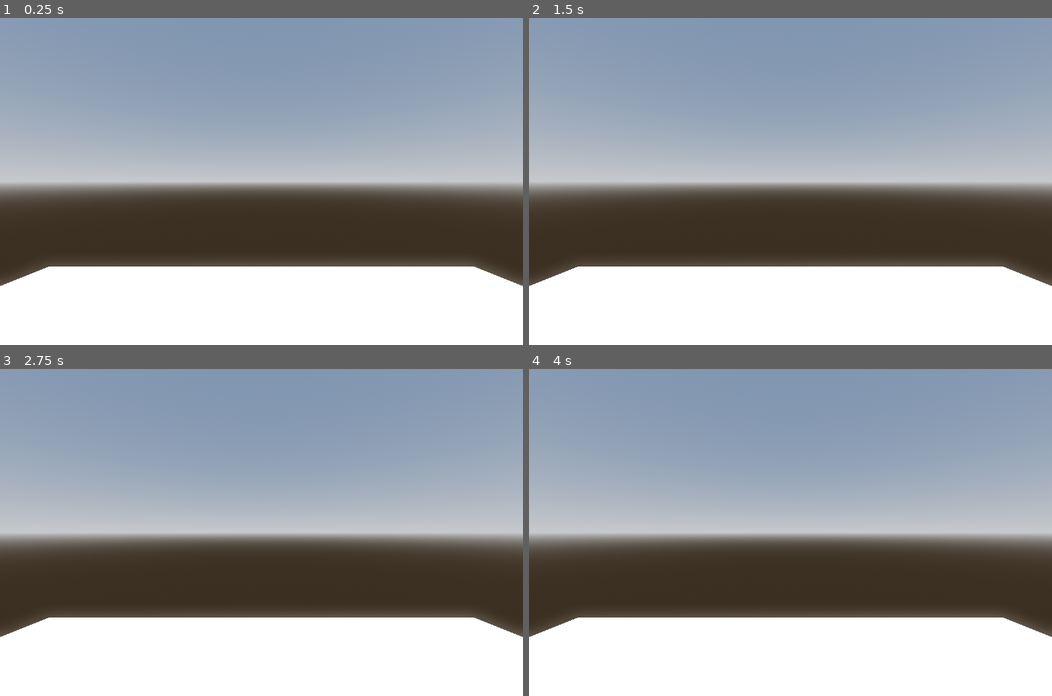
Above: before the commit, frames 1-4 (two rows, left to right).
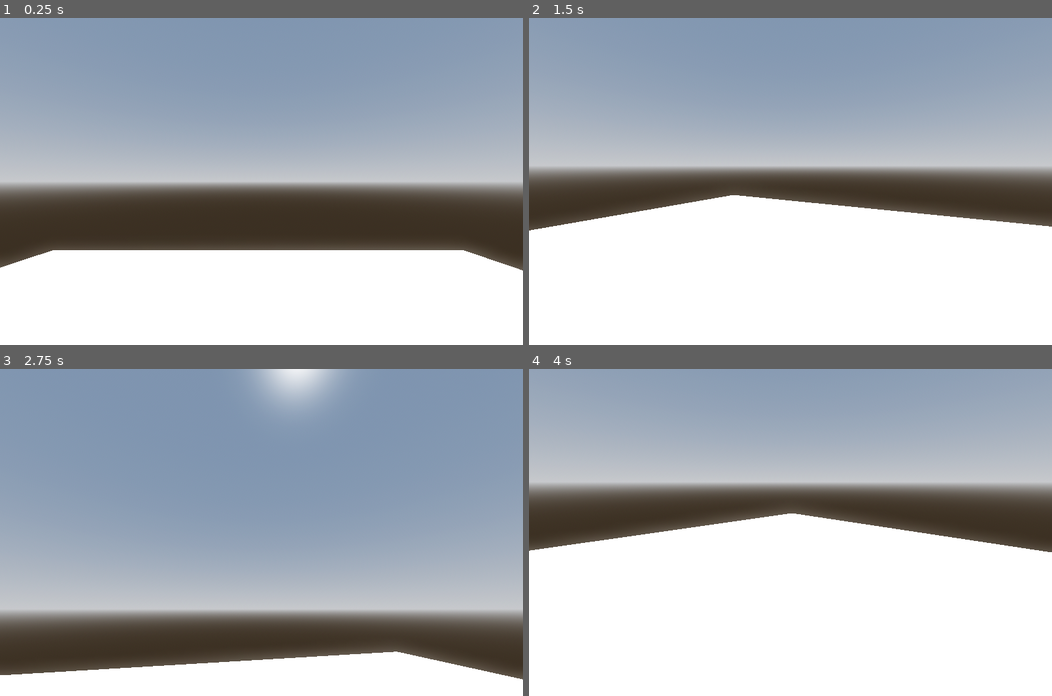
Above: after the commit, the same moments.

Repository: 36x8622xSx174x7169E/3D-Game
Game: Godot game, scene res://Levelfile.tscn
Two runs of this game, one before a commit and one after it. Both use one fixed random seed, a clock stepped at 60 frames per second and the inputs below. This scene is started directly instead of the project's main scene.
Inputs (mouse positions are in pixels of both pictures, inside the frame that each line leads up to):
- Up to frame 1 (0.25 s): no input
- Up to frame 2 (1.5 s): tap Enter (ui_accept) at 0.5, 0.6, 0.77, 1.07, 1.35 s; move the mouse to (905, 165) at 0.52 s; hold D (move_right) 0.53-1.28 s; move the mouse to (685, 197) at 1.27 s; hold S (move_back) from 1.28 s (still down)
- Up to frame 3 (2.75 s): tap Enter (ui_accept) at 1.52, 1.82, 2.1 s; move the mouse to (313, 460) at 2.02 s; release S (move_back) at 2.03 s; hold D (move_right) from 2.03 s (still down)
- Up to frame 4 (4 s): move the mouse to (764, 597) at 2.77 s; release D (move_right) at 2.78 s; hold W (move_forward) 2.78-3.53 s; tap Enter (ui_accept) at 2.85, 3.02, 3.32, 3.6, 3.77 s; move the mouse to (947, 581) at 3.52 s; hold A (move_left) from 3.53 s (still down)

The runs differ from the first frame. In frame 1, 5.7% of the frame differs, in the area x 0-100%, y 70-82%; in frame 2, 27%; in frame 3, 58%, in the area x 0-100%, y 0-95%; in frame 4, 54%.
Error before the commit: Parse Error: Identifier "translation" not declared in the current scope. Did you mean to use "position"? (res://CharacterBody3d.gd:83)

Commit message:
Full Character Controlls are done

Diff:
--- a/CharacterBody3d.gd
+++ b/CharacterBody3d.gd
@@ -2,7 +2,7 @@
 
 @onready var head = $Head
 @onready var camera = $Head/Camera3D
-@onready var collision_shape = $CollisionShape3D  # Assuming you have a CollisionShape3D node
+@onready var collision_shape = $CollisionShape3D
 
 const WALK_SPEED = 5.0
 const SPRINT_SPEED = 8.0
@@ -15,14 +15,22 @@
 
 var t_bob = 0.0
 var speed
-var _is_crouching : bool = false
+var crouching = false
+var crouch_transition_speed = 3.0  # The speed of transition for crouching/standing
+
+# Store the original height of the collision shape and camera position
+var original_collider_height = 2.0
+var crouched_collider_height = 1.5
+var original_camera_y = 0.0
+var crouched_camera_y = -0.5
+
+# Variable to store the current target state
+var target_collider_height = 2.0
+var target_camera_y = 0.0
 
 func _ready() -> void:
 	Input.set_mouse_mode(Input.MOUSE_MODE_CAPTURED)
-
-func _input(event):
-	if event.is_action_pressed("ui_crouch"):
-		toggle_crouch()
+	original_collider_height = (collision_shape.shape as CapsuleShape3D).height
 
 func _unhandled_input(event):
 	if event is InputEventMouseMotion:
@@ -30,20 +38,32 @@
 		camera.rotate_x(-event.relative.y * SENSITIVITY)
 		camera.rotation.x = clamp(camera.rotation.x, deg_to_rad(-40), deg_to_rad(60))
 
-# Get the gravity from the project settings to be synced with RigidBody nodes.
 var gravity = ProjectSettings.get_setting("physics/3d/default_gravity")
 
 func _process(delta: float) -> void:
 	if Input.is_action_just_pressed("ui_cancel"):
 		Input.set_mouse_mode(Input.MOUSE_MODE_VISIBLE)
 
+	# Toggle crouch when pressing the crouch button
+	if Input.is_action_just_pressed("ui_crouch"):
+		if is_on_floor():  # Only allow crouching if the character is on the floor
+			crouching = !crouching
+			_update_crouch()
+
+	# Smoothly transition between crouch and stand
+	_smooth_crouch_transition(delta)
+
 func _physics_process(delta):
 	# Add the gravity.
 	if not is_on_floor():
 		velocity.y -= gravity * delta
 
-	# Handle jump.
+	# Handle jump and cancel crouch when jumping.
 	if Input.is_action_just_pressed("ui_accept") and is_on_floor():
+		# Cancel crouch when jumping
+		if crouching:
+			crouching = false
+			_update_crouch()
 		velocity.y = JUMP_VELOCITY
 
 	if Input.is_action_pressed("ui_sprint"):
@@ -65,33 +85,39 @@
 		velocity.x = lerp(velocity.x, direction.x * speed, delta * 3.0)
 		velocity.z = lerp(velocity.z, direction.z * speed, delta * 3.0)
 
-	# Head bobbing
-	if not _is_crouching:
-		t_bob += delta * velocity.length() * float(is_on_floor())
-		camera.transform.origin = _headbob(t_bob)
+	# Head bob
+	t_bob += delta * velocity.length() * float(is_on_floor())
+	camera.transform.origin = _headbob(t_bob)
 
-	# Update field of view
 	var velocity_clamped = clamp(velocity.length(), 0.5, SPRINT_SPEED * 2)
 	var target_fov = BASE_FOV + FOV_CHANGE * velocity_clamped
 	camera.fov = lerp(camera.fov, target_fov, delta * 8.0)
 	move_and_slide()
-
-func toggle_crouch():
-	if _is_crouching:
-		# Uncrouch
-		collision_shape.shape.height = 2.0  # Reset collision shape height
-		translation.y += 0.25  # Move character up
-		camera.transform.origin.y += 0.5  # Move camera up
-	else:
-		# Crouch
-		collision_shape.shape.height = 1.5  # Shrink collision shape height
-		translation.y -= 0.25  # Move character down
-		camera.transform.origin.y -= 0.5  # Move camera down
-
-	_is_crouching = !_is_crouching
 
 func _headbob(time) -> Vector3:
 	var pos = Vector3.ZERO
 	pos.y = sin(time * BOB_FREQ) * BOB_AMP
 	pos.x = cos(time * BOB_FREQ / 2) * BOB_AMP
 	return pos
+
+func _update_crouch():
+	# Prevent crouching if the character is not on the floor
+	if not is_on_floor() and crouching:
+		crouching = false
+		return
+
+	# Update target height and camera position based on crouch state
+	if crouching:
+		target_collider_height = crouched_collider_height
+		target_camera_y = crouched_camera_y
+	else:
+		target_collider_height = original_collider_height
+		target_camera_y = original_camera_y
+
+func _smooth_crouch_transition(delta):
+	# Smoothly transition the collision shape height
+	var shape = collision_shape.shape as CapsuleShape3D
+	shape.height = lerp(shape.height, target_collider_height, delta * crouch_transition_speed)
+
+	# Smoothly transition the camera position
+	camera.transform.origin.y = lerp(camera.transform.origin.y, target_camera_y, delta * crouch_transition_speed)
--- a/Game Ui.tscn
+++ b/Game Ui.tscn
@@ -32,6 +32,7 @@
 current_tab = 1
 
 [node name="Audio" type="HBoxContainer" parent="MarginContainer/VBoxContainer/TabContainer"]
+visible = false
 layout_mode = 2
 
 [node name="Controls" type="HBoxContainer" parent="MarginContainer/VBoxContainer/TabContainer"]
@@ -71,7 +72,9 @@
 text = "Horizonal Sensitivity :"
 
 [node name="Video" type="HBoxContainer" parent="MarginContainer/VBoxContainer/TabContainer"]
+visible = false
 layout_mode = 2
 
 [node name="Game Settings" type="HBoxContainer" parent="MarginContainer/VBoxContainer/TabContainer"]
+visible = false
 layout_mode = 2
